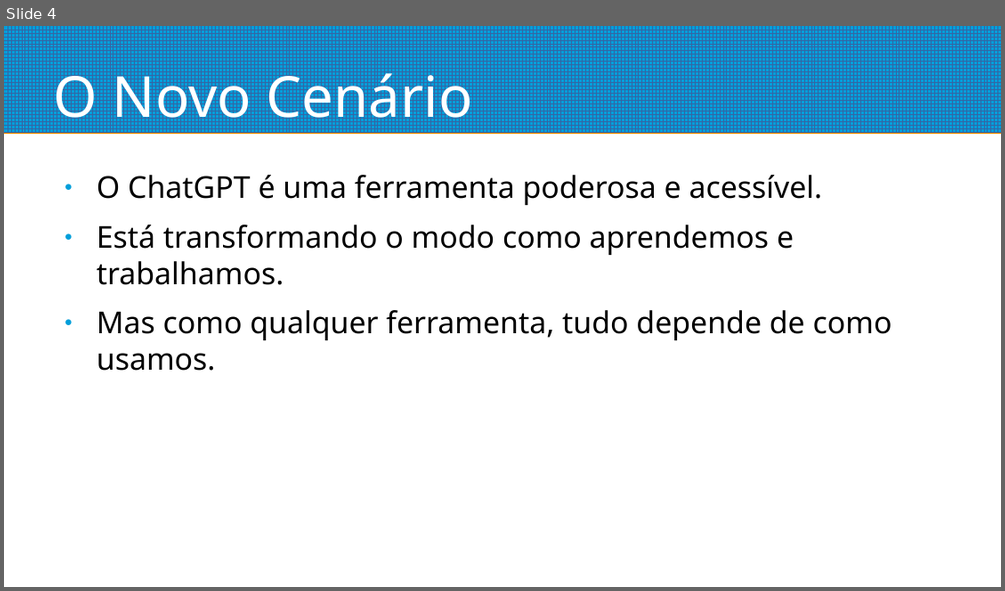
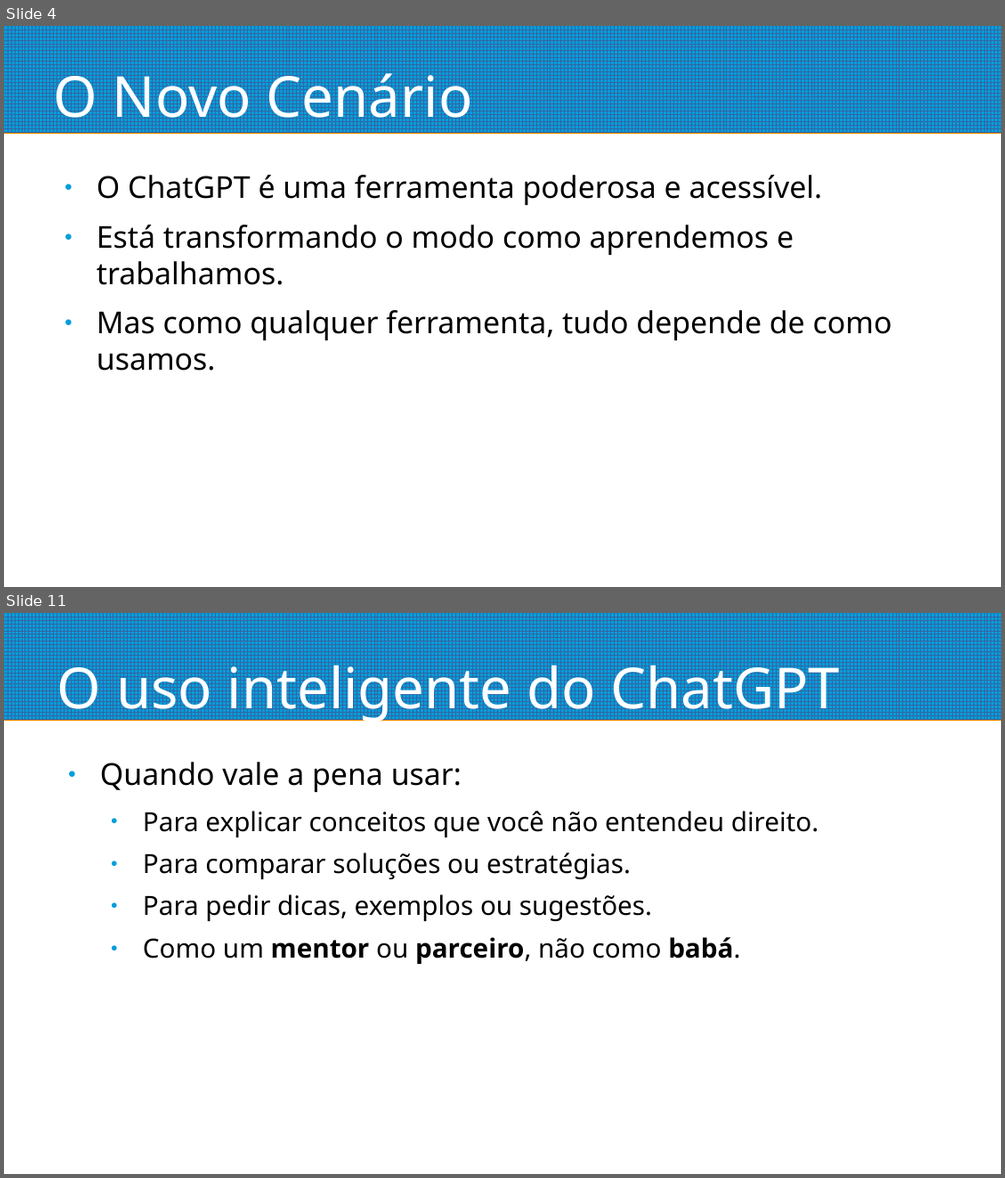
Before and after one commit to pedrosiqueira/ifmsjs, a slide deck: sveltekit-avançado/LLMs.odp. Shown one above the other, each under a label of ours: slide 4 before the commit, slides 4 and 11 after it; the slides between them are not shown. The pictures are 1005x591 and 1005x1178 pixels, drawn with LibreOffice and Linux fonts; fonts in the diff are those of the drawing. Boxes give left, top, right and bottom in pixels: in the first picture for what was removed or moved away, otherwise in the second. Text is boxed around its words. In the diff, an @@ line names an element or a change of style, - is before the commit and + after.

```diff
--- a/sveltekit-avançado/LLMs.odp
+++ b/sveltekit-avançado/LLMs.odp
@@ slide 11 added at (4,613,1001,1174), background #FFFFFF; not listed: 1 template element that a slide beside it also shows @@
@@ title added at (57,655,840,723), 45 pt, text #FFFFFF @@
+O uso inteligente do ChatGPT
@@ text added at (100,762,818,964), 21 pt, text #000000 @@
+● Quando vale a pena usar:
+  ● Para explicar conceitos que você não entendeu direito.
+  ● Para comparar soluções ou estratégias.
+  ● Para pedir dicas, exemplos ou sugestões.
+  ● Como um mentor ou parceiro, não como babá.
```
Also in this commit, not shown: 8 other slides added, 2 slides removed.
